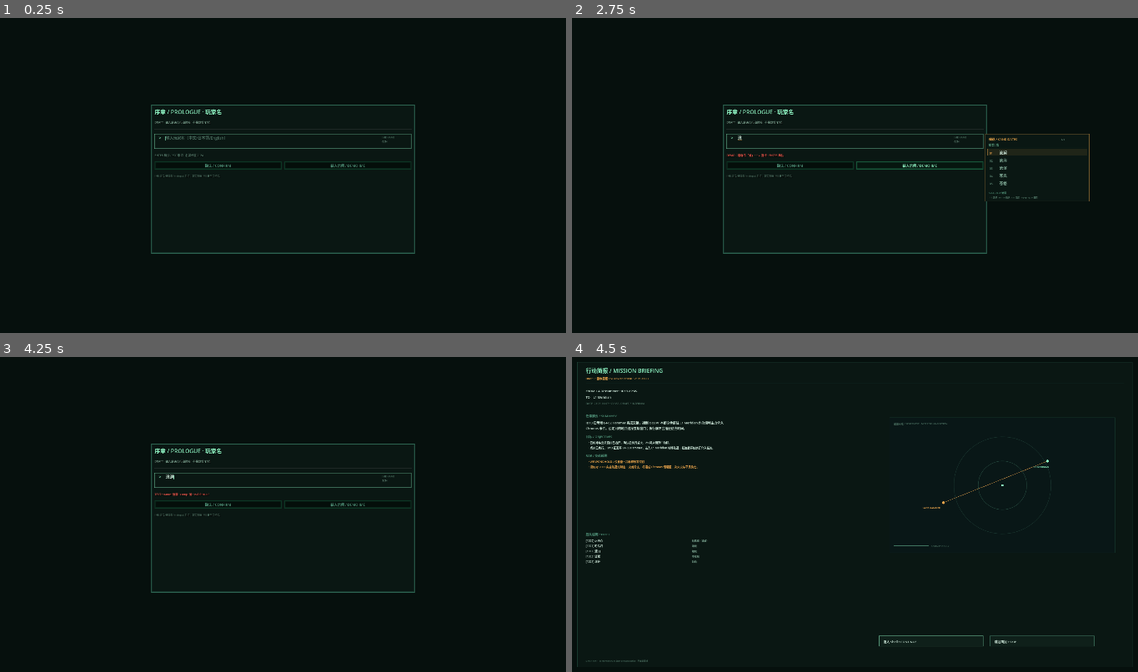
Above: before the commit, frames 1-4 (two rows, left to right).
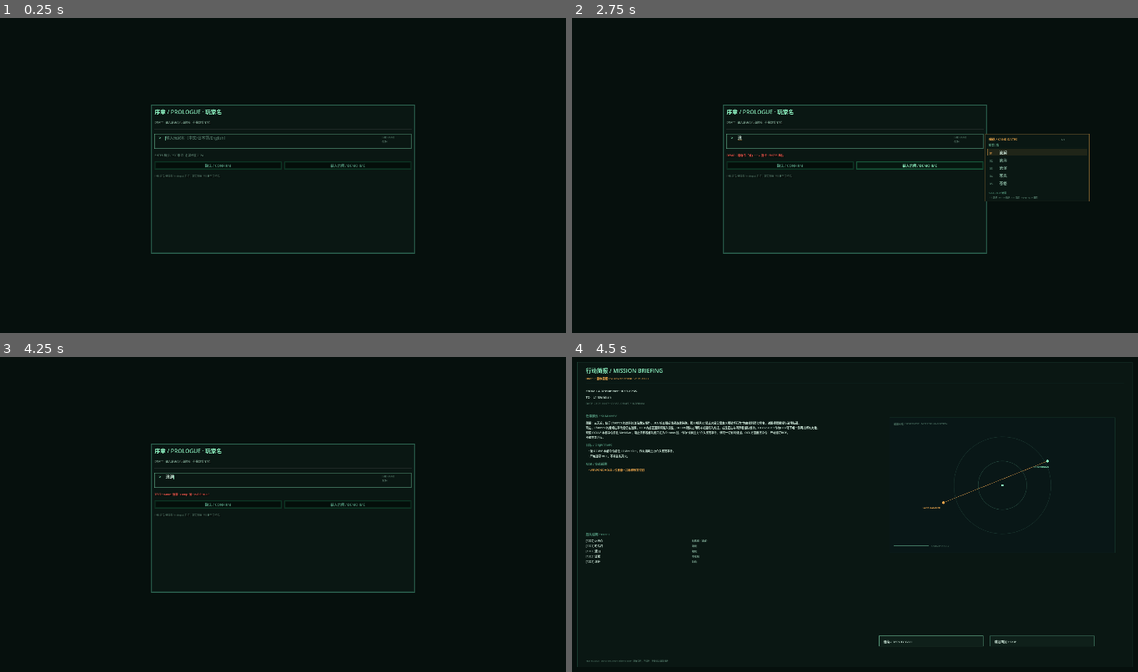
Above: after the commit, the same moments.

Repository: HATO-24/ghost-track-apsis
Game: Godot game, scene res://prologue.tscn
The game is run twice, just before and just after one commit, with the same random seed, the same clock (stepped at 60 frames per second) and the same inputs.
Inputs (mouse positions are in pixels of both pictures, inside the frame that each line leads up to):
- Up to frame 1 (0.25 s): no input
- Up to frame 2 (2.75 s): click "确认 / CONFIRM" at 0.5 s; click "确认 / CONFIRM" at 1.25 s; click "输入示例 / DEMO IME" at 2 s
- Up to frame 3 (4.25 s): tap Enter at 2.75 s; drag from (283, 479) to (350, 435) at 2.77 s; tap Space (ui_select) at 3.5 s; drag from (147, 536) to (249, 593) at 3.52 s
- Up to frame 4 (4.5 s): tap Enter at 4.25 s; move the mouse to (922, 435) at 4.27 s; hold Right from 4.28 s (still down); hold E from 4.28 s (still down); click (922, 435) at 4.42 s

Frames 1-3 are identical in both runs. In frame 4, 1.7% of the frame differs, in the area x 2-61%, y 20-97%.

Commit message:
方案B-15：序章简报/副官通话/离港通信接新剧本原文

Diff:
--- a/game_v17/scripts/ui/briefing_panel.gd
+++ b/game_v17/scripts/ui/briefing_panel.gd
@@ -46,11 +46,11 @@
 	# 任务摘要
 	draw_string(cjk, Vector2(r.position.x + 24, r.position.y + 158), "任务摘要 / SUMMARY", HORIZONTAL_ALIGNMENT_LEFT, -1, 9, P.PH_DIM)
 	var body := String(data.get("body", "NOT READY"))
-	var lines := _wrap(body, 64)
+	var lines := _wrap(body, 82)
 	var y := r.position.y + 178.0
-	for i in range(mini(lines.size(), 5)):
-		draw_string(cjk, Vector2(r.position.x + 24, y), lines[i], HORIZONTAL_ALIGNMENT_LEFT, -1, 9, P.TXT)
-		y += 16.0
+	for i in range(mini(lines.size(), 11)):
+		draw_string(cjk, Vector2(r.position.x + 24, y), lines[i], HORIZONTAL_ALIGNMENT_LEFT, -1, 8, P.TXT)
+		y += 14.0
 	# 目标 / ROE
 	y += 8.0
 	draw_string(cjk, Vector2(r.position.x + 24, y), "目标 / OBJECTIVES", HORIZONTAL_ALIGNMENT_LEFT, -1, 9, P.PH_DIM)
@@ -94,9 +94,9 @@
 	# 按钮
 	_continue_rect = Rect2(r.position.x + 870, r.position.y + 790, 300, 30)
 	_skip_rect = Rect2(r.position.x + 1190, r.position.y + 790, 300, 30)
-	_btn(_continue_rect, "进入 Shell / CONTINUE", true, P.PH)
+	_btn(_continue_rect, "继续 / DEPUTY CALL", true, P.PH)
 	_btn(_skip_rect, "跳过简报 / SKIP", true, P.PH_DIM)
-	draw_string(mono, Vector2(r.position.x + 24, r.end.y - 16), "DRAFT TEXT · content/story_l1.json prelude/notice · 不自动跳过", HORIZONTAL_ALIGNMENT_LEFT, -1, 6, P.a(P.FAINT, 0.9))
+	draw_string(mono, Vector2(r.position.x + 24, r.end.y - 16), "TEXT SOURCE · StoryTextLibrary briefing.body · 原样引用，不润色 · 手动进入副官通话", HORIZONTAL_ALIGNMENT_LEFT, -1, 6, P.a(P.FAINT, 0.9))
 
 
 func _wrap(text: String, width: int) -> Array:
--- /dev/null
+++ b/game_v17/scripts/ui/deputy_call_panel.gd
@@ -0,0 +1,84 @@
+extends Control
+
+# 方案B-15 副官通话面板：V1 自绘，文本来自 StoryTextLibrary deputy.*。
+# 手动点击下一句；最后按钮进入导航；不自动跳过。
+
+signal finished
+
+const P := preload("res://scripts/pal.gd")
+const F := preload("res://scripts/fonts.gd")
+
+var _lines: Array = []
+var _index := 0
+var _next_rect := Rect2()
+var _panel := Rect2()
+
+
+func _ready() -> void:
+	set_anchors_preset(Control.PRESET_FULL_RECT)
+	mouse_filter = Control.MOUSE_FILTER_STOP
+
+
+func setup(lines: Array) -> void:
+	_lines = lines.duplicate()
+	_index = 0
+	queue_redraw()
+
+
+func show_all_for_shot() -> void:
+	_index = maxi(0, _lines.size() - 1)
+	queue_redraw()
+
+
+func _draw() -> void:
+	draw_rect(Rect2(Vector2.ZERO, size), P.a(P.BG, 0.55))
+	_panel = Rect2(size.x * 0.18, size.y * 0.18, size.x * 0.64, size.y * 0.58)
+	draw_rect(_panel, P.a(P.PANEL, 0.98))
+	draw_rect(_panel, P.a(P.LINE2, 0.65), false, 1.0)
+	draw_string(F.cjk(), _panel.position + Vector2(28, 36), "副官通话 / DEPUTY CALL", HORIZONTAL_ALIGNMENT_LEFT, -1, 15, P.PH)
+	draw_string(F.mono(), _panel.position + Vector2(28, 54), "SOURCE StoryTextLibrary deputy.* · 手动下一句 · 不自动跳过", HORIZONTAL_ALIGNMENT_LEFT, -1, 7, P.a(P.FAINT, 0.9))
+	draw_line(_panel.position + Vector2(24, 66), Vector2(_panel.end.x - 24, _panel.position.y + 66), P.a(P.LINE, 0.8), 1.0)
+	var y := _panel.position.y + 98.0
+	var shown := mini(_index + 1, _lines.size())
+	for i in range(shown):
+		var text := String(_lines[i])
+		var wrapped := _wrap(text, 82)
+		draw_string(F.cjk(), Vector2(_panel.position.x + 28, y), "副官 / DEPUTY", HORIZONTAL_ALIGNMENT_LEFT, -1, 7, P.a(P.AMBER, 0.9))
+		y += 18.0
+		for line in wrapped:
+			draw_string(F.cjk(), Vector2(_panel.position.x + 28, y), line, HORIZONTAL_ALIGNMENT_LEFT, -1, 9, P.TXT)
+			y += 16.0
+		y += 8.0
+	_next_rect = Rect2(_panel.end.x - 220, _panel.end.y - 46, 192, 28)
+	var last := _index >= _lines.size() - 1
+	draw_rect(_next_rect, P.a(P.PANEL2, 0.9))
+	draw_rect(_next_rect, P.a(P.PH if last else P.AMBER, 0.7), false, 1.0)
+	draw_string(F.cjk(), _next_rect.position + Vector2(14, 19), "进入导航 / ENTER NAV" if last else "下一句 / NEXT", HORIZONTAL_ALIGNMENT_LEFT, -1, 8, P.TXT)
+	draw_string(F.mono(), Vector2(_panel.position.x + 28, _panel.end.y - 18), "LINE %d/%d · V1 SELF-DRAWN · 文本原样" % [_index + 1, _lines.size()], HORIZONTAL_ALIGNMENT_LEFT, -1, 6, P.a(P.FAINT, 0.9))
+
+
+func _gui_input(event: InputEvent) -> void:
+	if not (event is InputEventMouseButton) or not event.pressed or event.button_index != MOUSE_BUTTON_LEFT:
+		return
+	if not _next_rect.has_point(event.position):
+		return
+	if _index < _lines.size() - 1:
+		_index += 1
+		queue_redraw()
+		accept_event()
+	else:
+		finished.emit()
+		accept_event()
+
+
+func _wrap(text: String, width: int) -> Array:
+	var out: Array = []
+	var cur := ""
+	for i in text.length():
+		cur += text.substr(i, 1)
+		if cur.length() >= width and text.substr(i, 1) in ["，", "。", "；", " ", "、"]:
+			out.append(cur)
+			cur = ""
+	if cur != "":
+		out.append(cur)
+	return out
--- a/game_v17/scripts/ui/navigation_page.gd
+++ b/game_v17/scripts/ui/navigation_page.gd
@@ -9,6 +9,7 @@
 const PrologueController := preload("res://scripts/core/prologue_controller.gd")
 const FlightMap := preload("res://scripts/ui/flight_map.gd")
 const TEACHING_PATH := "res://framework/content/teaching_l4_l1.json"
+const StoryTextLibrary := preload("res://scripts/core/story_text_library.gd")
 
 var controller = null
 var map = null
@@ -23,6 +24,9 @@
 var _logs: Array[String] = []
 var _teach_steps: Dictionary = {}
 var _status_text := ""
+var _story_text = null
+var _comms_label: Label = null
+var _comms_lines: Array[String] = []
 
 
 func _ready() -> void:
@@ -38,6 +42,10 @@
 	mouse_filter = Control.MOUSE_FILTER_STOP
 	_boot_controller()
 	_load_teaching()
+	_story_text = StoryTextLibrary.new()
+	_story_text.setup({})
+	if not bool(_story_text.ready):
+		print("[NAV PAGE] StoryTextLibrary NOT READY ", str(_story_text.errors))
 	_build_shell()
 	_refresh()
 	set_process(true)
@@ -45,6 +53,8 @@
 		call_deferred("_flow_smoke_nav")
 	if OS.get_environment("DSH_NAV_TEST") == "1":
 		call_deferred("_run_nav_test")
+	if OS.get_environment("DSH_NAV_COMMS_TEST") == "1":
+		call_deferred("_nav_comms_demo")
 	if _shot_path != "":
 		get_window().size = Vector2i(1920, 1080)
 		Input.warp_mouse(Vector2(1920, 1080) * 0.5)
@@ -203,6 +213,11 @@
 	_status.autowrap_mode = TextServer.AUTOWRAP_WORD_SMART
 	rv.add_child(_status)
 	rv.add_child(UiTheme.make_label("不自动推进 · 失败显示 reason · 不接物理/剧情/存档", true, 7, P.a(P.FAINT, 0.9)))
+	rv.add_child(HSeparator.new())
+	rv.add_child(UiTheme.make_label("通信 / COMMS", false, 9, P.PH_DIM))
+	_comms_label = UiTheme.make_label("NO COMMS · 等待离港申请/点火", true, 7, P.TXT)
+	_comms_label.autowrap_mode = TextServer.AUTOWRAP_WORD_SMART
+	rv.add_child(_comms_label)
 	# bottom
 	var bottom := PanelContainer.new()
 	bottom.custom_minimum_size = Vector2(0, 84)
@@ -223,6 +238,7 @@
 	_set_dest()
 	_request_departure()
 	_authorize_burn()
+	controller.advance_time(controller.WINDOW_OPEN_S + 1.0 - controller.t_s)
 	_ignite()
 	var adv: Dictionary = controller.advance_time(controller.WINDOW_OPEN_S + 1.0 - controller.t_s)
 	_log("TEST advance window · " + str(bool(adv.get("ok", false))))
@@ -245,20 +261,52 @@
 	_complete()
 
 
+func _append_comms(text_key: String, from_name: String, to_name: String, mode: String) -> void:
+	if _story_text == null or not bool(_story_text.ready):
+		return
+	var rr: Dictionary = _story_text.render(text_key, {})
+	if not bool(rr.get("ok", false)):
+		_log("COMMS TEXT NOT READY · " + text_key + " · " + String(rr.get("reason", "")))
+		return
+	var line := "[%s 至 %s]-[%s]-[%s]" % [from_name, to_name, mode, String(rr.get("text", ""))]
+	if not (line in _comms_lines):
+		_comms_lines.append(line)
+	_log("COMMS " + text_key)
+	_refresh()
+
+
+func _nav_comms_demo() -> void:
+	# 仅 DSH_NAV_COMMS_TEST=1 截图样张：真实 controller 操作，不自动跳过。
+	_set_dest()
+	_request_departure()
+	_authorize_burn()
+	controller.advance_time(controller.WINDOW_OPEN_S + 1.0 - controller.t_s)
+	_ignite()
+
+
 func _set_dest() -> void:
 	_result(controller.set_destination(controller.target_id), "SET DEST " + controller.target_id)
 
 
 func _request_departure() -> void:
-	_result(controller.request_departure(), "REQUEST DEPARTURE")
+	var res: Dictionary = controller.request_departure()
+	_result(res, "REQUEST DEPARTURE")
+	if bool(res.get("ok", false)):
+		_append_comms("comms.hammer", "Hammer Port Control", "APSIS", "RDO")
 
 
 func _authorize_burn() -> void:
-	_result(controller.authorize_burn(), "AUTHORIZE BURN")
+	var res: Dictionary = controller.authorize_burn()
+	_result(res, "AUTHORIZE BURN")
+	if bool(res.get("ok", false)):
+		_append_comms("comms.formation", "APSIS", "ALL", "LD")
 
 
 func _ignite() -> void:
-	_result(controller.ignite(), "IGNITE")
+	var res: Dictionary = controller.ignite()
+	_result(res, "IGNITE")
+	if bool(res.get("ok", false)):
+		_append_comms("comms.formation", "APSIS", "ALL", "LD")
 
 
 func _arrive() -> void:
@@ -298,6 +346,8 @@
 		_clock(controller.WINDOW_CLOSE_S), "PLAYING" if _playing else "PAUSED"]
 	_teach_label.text = _teaching_text()
 	_status.text = _status_text if _status_text != "" else "state=%s · dest=%s · req=%s · auth=%s" % [controller.state, controller.destination, controller.request_id, str(controller.burn_authorized)]
+	if _comms_label != null:
+		_comms_label.text = "NO COMMS · 等待离港申请/点火" if _comms_lines.is_empty() else "\n".join(_comms_lines)
 	map.queue_redraw()
 
 
--- a/game_v17/scripts/ui/prologue_flow.gd
+++ b/game_v17/scripts/ui/prologue_flow.gd
@@ -10,6 +10,8 @@
 const ImeInput := preload("res://scripts/ui/ime_input.gd")
 const ImeCandidate := preload("res://scripts/ui/ime_candidate.gd")
 const BriefingPanel := preload("res://scripts/ui/briefing_panel.gd")
+const DeputyCallPanel := preload("res://scripts/ui/deputy_call_panel.gd")
+const StoryTextLibrary := preload("res://scripts/core/story_text_library.gd")
 const PrologueController := preload("res://scripts/core/prologue_controller.gd")
 
 const STORY_PATH := "res://framework/content/story_l1.json"
@@ -39,6 +41,7 @@
 var _shot_path := ""
 var _name := ""
 var controller = null
+var _story_text = null
 
 
 func _ready() -> void:
@@ -53,8 +56,12 @@
 	set_anchors_preset(Control.PRESET_FULL_RECT)
 	mouse_filter = Control.MOUSE_FILTER_STOP
 	controller = PrologueController.new({})
+	_story_text = StoryTextLibrary.new()
+	_story_text.setup({})
+	if not bool(_story_text.ready):
+		print("[PROLOGUE] StoryTextLibrary NOT READY ", str(_story_text.errors))
 	var phase_env := OS.get_environment("DSH_PROLOGUE_PHASE")
-	var start_briefing := phase_env == "briefing"
+	var start_briefing := phase_env in ["briefing", "deputy"]
 	if start_briefing:
 		var pname := OS.get_environment("DSH_PLAYER_NAME")
 		if pname == "":
@@ -62,7 +69,7 @@
 		controller.submit_name(pname)
 		_name = pname
 		_flow_write("briefing")
-	_show_phase("briefing" if start_briefing else "name")
+	_show_phase("deputy" if phase_env == "deputy" else ("briefing" if start_briefing else "name"))
 	set_process(true)
 	if OS.get_environment("DSH_FLOW_SMOKE") == "1":
 		call_deferred("_flow_smoke_start")
@@ -86,6 +93,8 @@
 		move_child(bg, 0)
 	if p == "briefing":
 		_show_briefing()
+	elif p == "deputy":
+		_show_deputy()
 	else:
 		_show_name()
 
@@ -245,19 +254,17 @@
 		from_name = String((scenario.get("source") as Dictionary).get("name", from_name))
 	if scenario.get("target") is Dictionary:
 		to_name = String((scenario.get("target") as Dictionary).get("name", to_name))
-	var objectives: Array = []
-	for k in ["confirm", "execute"]:
-		var t := _resolve_key(story, String(TEXT_KEYS[k]))
-		if t != "":
-			objectives.append(t)
+	# 正文只来自 StoryTextLibrary.briefing.body；不使用旧 story_l1 prelude 正文。
+	var bt: Dictionary = _story_text.render("briefing.body", {}) if _story_text != null and bool(_story_text.ready) else {}
+	var body_text := String(bt.get("text", ""))
+	if body_text == "":
+		body_text = "TEXT NOT READY · StoryTextLibrary briefing.body"
+	var objectives: Array = ["按 OCUVF 本部命令前往 L1 Meridian，作为谈判主力介入接管事件。", "严格遵守 ROE，不得首先开火。"]
 	var roe: Array = ["WEAPONS HOLD / 仅自衛 · 武器释放需授权"]
-	var fh := _resolve_key(story, String(TEXT_KEYS["fire_hint"]))
-	if fh != "":
-		roe.append(fh)
 	return {
 		"date": BRIEFING_DATE,
-		"title": _resolve_key(story, String(TEXT_KEYS["title"])),
-		"body": _resolve_key(story, String(TEXT_KEYS["body"])),
+		"title": "行动简报",
+		"body": body_text,
 		"from": from_name + " · ID13 APSIS",
 		"to": to_name,
 		"objectives": objectives,
@@ -271,9 +278,32 @@
 	_briefing = BriefingPanel.new()
 	_briefing.set_anchors_preset(Control.PRESET_FULL_RECT)
 	_briefing.set_data(_load_briefing_data())
-	_briefing.continue_requested.connect(_enter_nav)
-	_briefing.skip_requested.connect(_enter_nav)
+	_briefing.continue_requested.connect(_show_deputy)
+	_briefing.skip_requested.connect(_show_deputy)
 	add_child(_briefing)
+
+
+func _show_deputy() -> void:
+	phase = "deputy"
+	for c in get_children():
+		if c is ColorRect:
+			continue
+		c.queue_free()
+	if _story_text == null:
+		_story_text = StoryTextLibrary.new()
+		_story_text.setup({})
+	var lines: Array = []
+	for k in ["deputy.hello", "deputy.terminal", "deputy.nav"]:
+		var rr: Dictionary = _story_text.render(k, {"deputy_name": "[姓名待补]"}) if _story_text != null and bool(_story_text.ready) else {}
+		lines.append(String(rr.get("text", "TEXT NOT READY · " + k)))
+	var dp := DeputyCallPanel.new()
+	dp.set_anchors_preset(Control.PRESET_FULL_RECT)
+	dp.setup(lines)
+	dp.finished.connect(_enter_nav)
+	add_child(dp)
+	if _shot_path != "":
+		dp.show_all_for_shot()
+	print("[PROLOGUE] DEPUTY CALL lines=%d source=StoryTextLibrary" % lines.size())
 
 
 func _enter_nav() -> void:
Not shown, changed: game_v17/docs/navigation_page.md
Not shown, changed: game_v17/docs/prologue_ui.md
